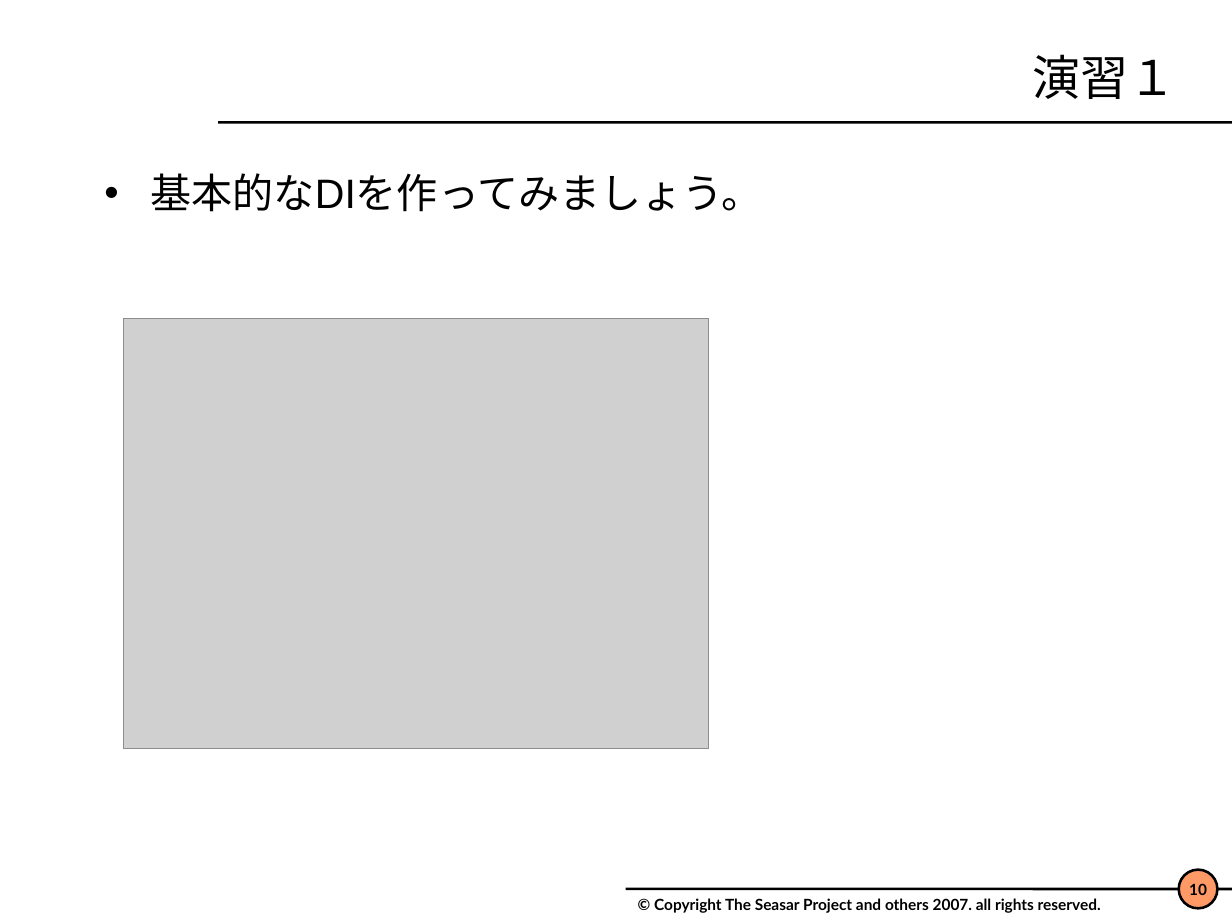
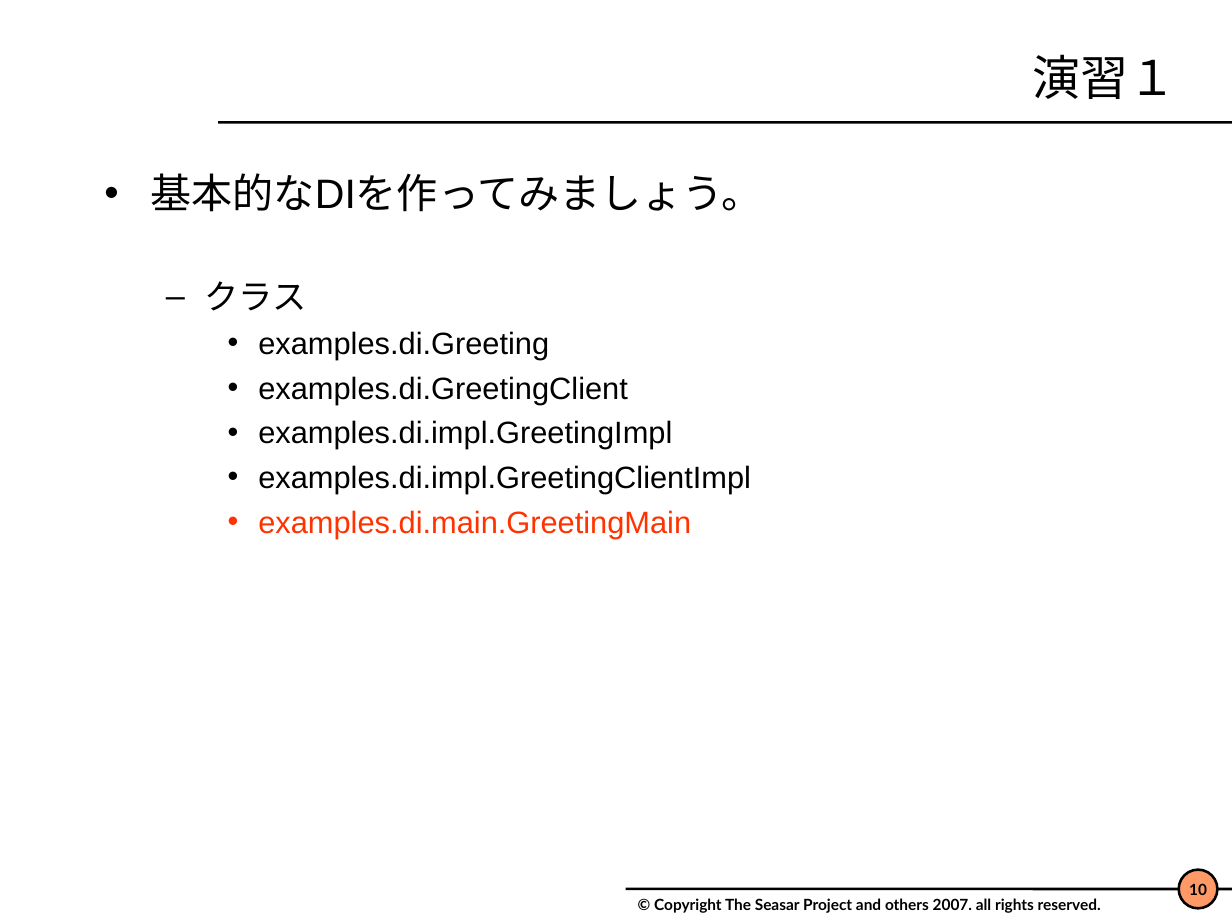
Before and after one commit to svn2github/s2container, a slide deck: slide 10 of trunk/seasar2-tutorial/doc/Seasar2.4.ppt. Drawn at 1232x924 pixels with LibreOffice and Linux fonts; fonts in the diff are those of the drawing; grey boxes stand for pictures; background and template pictures are left out. Boxes give left, top, right and bottom in pixels: in the first picture for what was removed or moved away, otherwise in the second. Text is boxed around its words. In the diff, an @@ line names an element or a change of style, - is before the commit and + after.

```diff
--- a/trunk/seasar2-tutorial/doc/Seasar2.4.ppt
+++ b/trunk/seasar2-tutorial/doc/Seasar2.4.ppt
@@ text at box(204, 281, 751, 538): paragraphs added @@
+  – クラス
+    • examples.di.Greeting
+    • examples.di.GreetingClient
+    • examples.di.impl.GreetingImpl
+    • examples.di.impl.GreetingClientImpl
+    • examples.di.main.GreetingMain
@@ picture removed at box(123, 318, 708, 748) @@
```
Also in this commit, not shown: 18 other slides changed, 1 slide added, 2 slides removed.
